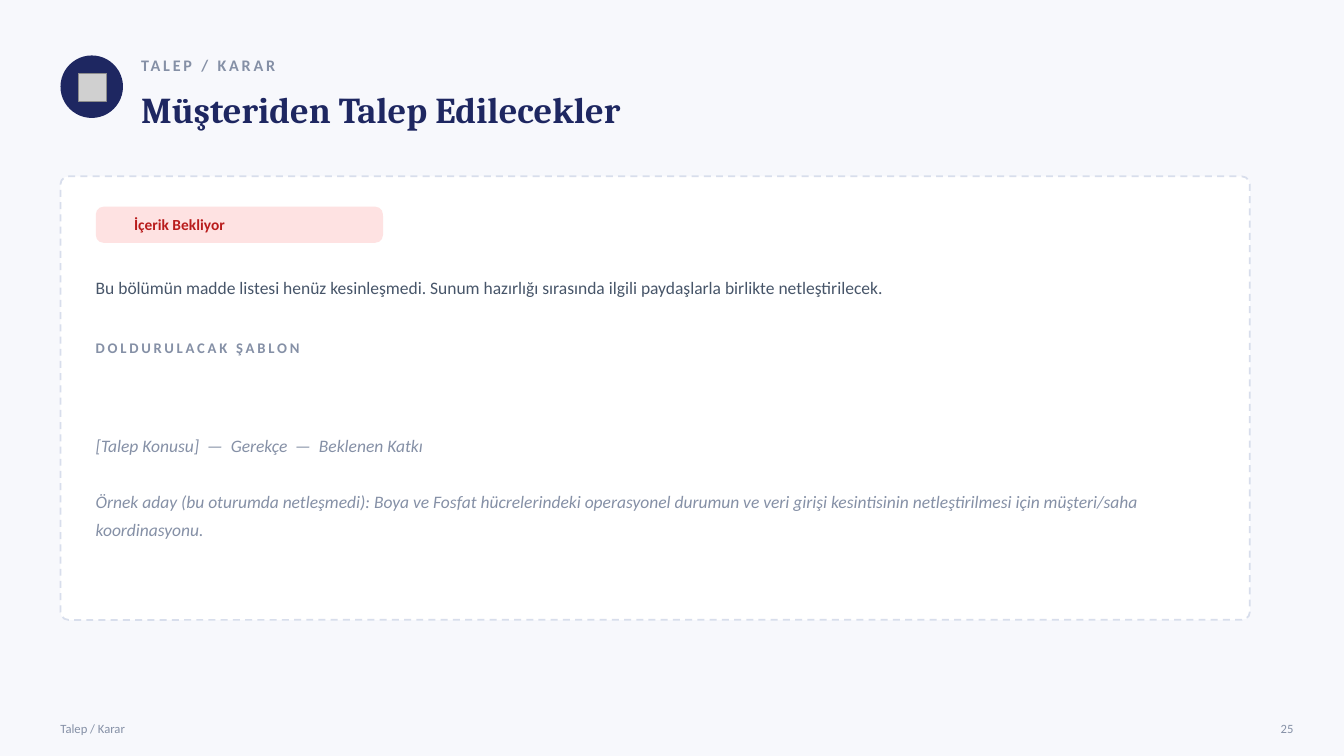
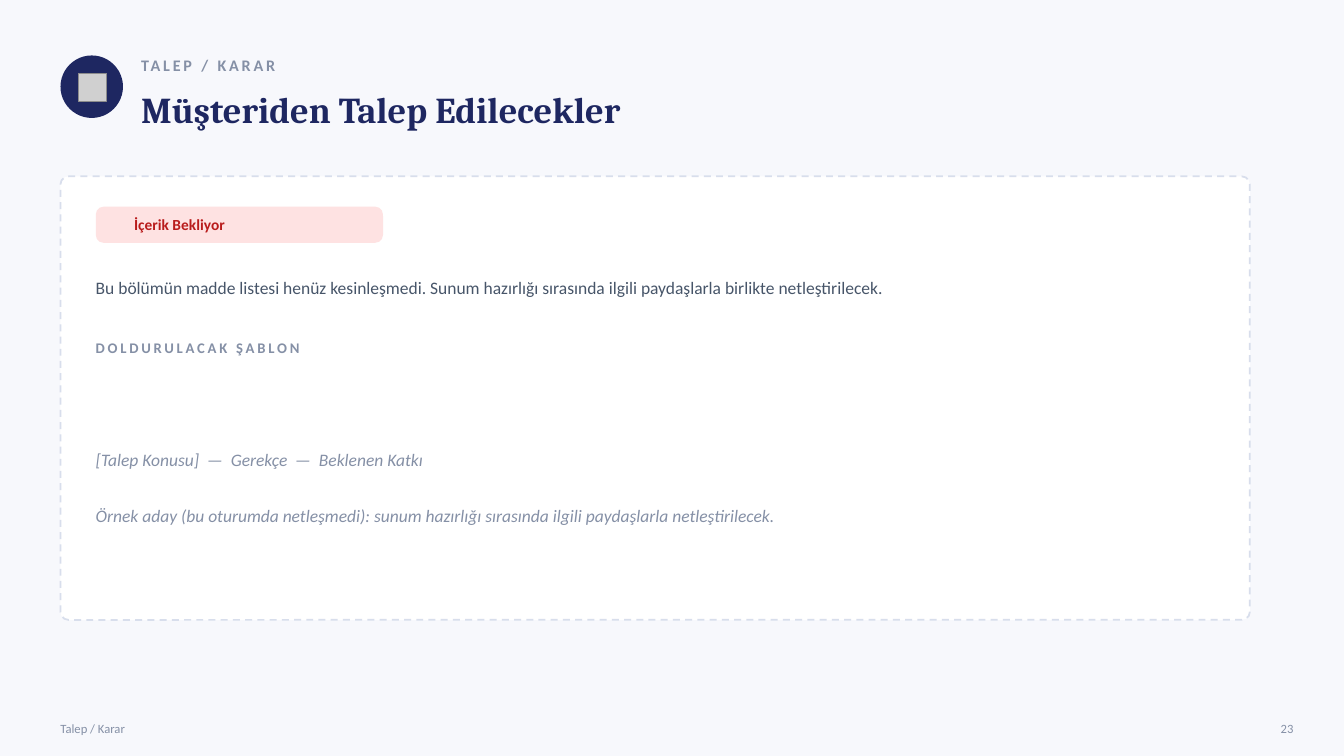
Before and after one commit to sgtdali/ManufUI, a slide deck: slide 24 of docs/sunumlar/Repkon-HF901-Ust-Yonetim-Sunumu-2026-07.pptx (slide 26 before the commit). Drawn at 1344x756 pixels with LibreOffice and Linux fonts; fonts in the diff are those of the drawing; grey boxes stand for pictures; background and template pictures are left out. Boxes give left, top, right and bottom in pixels: in the first picture for what was removed or moved away, otherwise in the second. Text is boxed around its words. In the diff, an @@ line names an element or a change of style, - is before the commit and + after.

```diff
--- a/docs/sunumlar/Repkon-HF901-Ust-Yonetim-Sunumu-2026-07.pptx
+++ b/docs/sunumlar/Repkon-HF901-Ust-Yonetim-Sunumu-2026-07.pptx
@@ text at <box>96,508,774,525</box>: text changed @@
-Örnek aday (bu oturumda netleşmedi): Boya ve Fosfat hücrelerindeki operasyonel durumun ve veri girişi kesintisinin netleştirilmesi için müşteri/saha koordinasyonu.
+Örnek aday (bu oturumda netleşmedi): sunum hazırlığı sırasında ilgili paydaşlarla netleştirilecek.
```
Also in this commit, not shown: 23 other slides changed, 2 slides removed, 12 other files.
